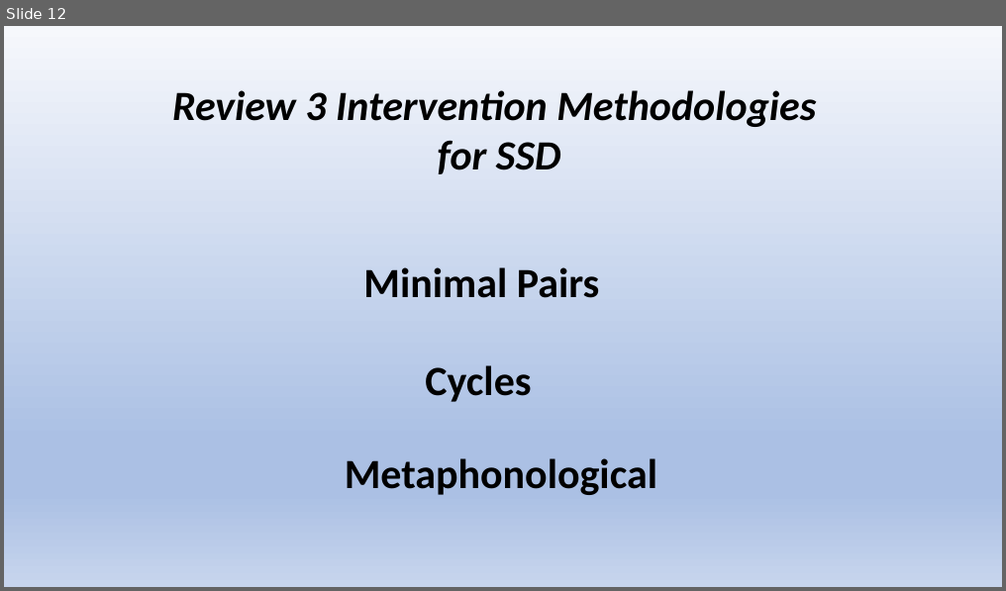
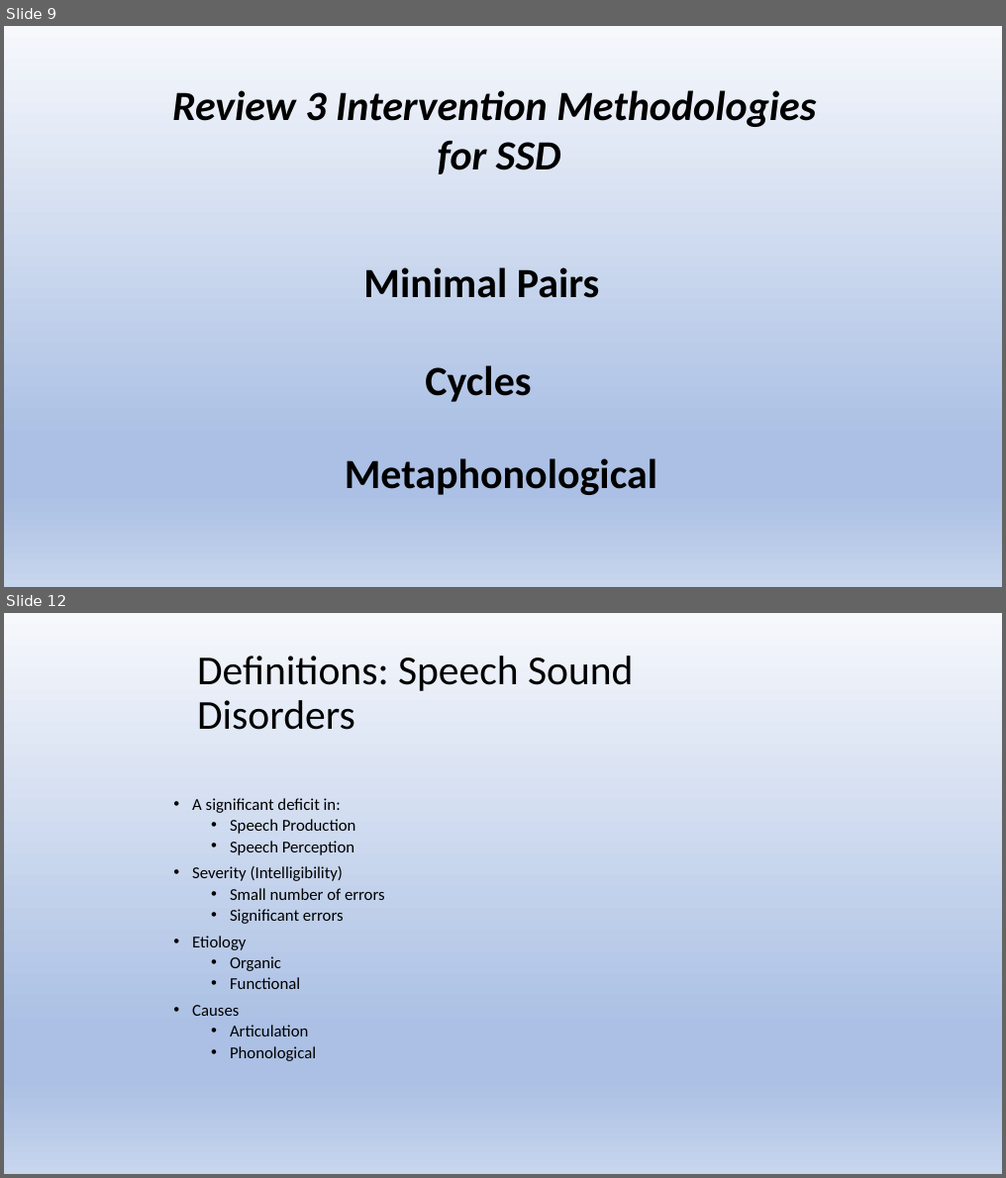
Before and after one commit to Jim-Wright90/cds431_sp22, a slide deck: slides/cds431_week2_1.pptx. Shown one above the other, each under a label of ours: slide 12 before the commit, slides 9 and 12 after it; the slides between them are not shown. The pictures are 1006x591 and 1006x1178 pixels, drawn with LibreOffice and Linux fonts; fonts in the diff are those of the drawing. Boxes give left, top, right and bottom in pixels: in the first picture for what was removed or moved away, otherwise in the second. Text is boxed around its words. In the diff, an @@ line names an element or a change of style, - is before the commit and + after.

```diff
--- a/slides/cds431_week2_1.pptx
+++ b/slides/cds431_week2_1.pptx
@@ slide 12 added at box(4, 613, 1002, 1174), background gradient #F6F8FC to #ABC0E4 to #C7D5ED @@
@@ title added at box(197, 656, 633, 730), 39.6 pt, text #000000 @@
+Definitions: Speech Sound Disorders
@@ text added at box(192, 798, 385, 1061), 16 pt, text #000000 @@
+• A significant deficit in:
+  • Speech Production
+  • Speech Perception
+• Severity (Intelligibility)
+  • Small number of errors
+  • Significant errors
+• Etiology
+  • Organic
+  • Functional
+• Causes
+  • Articulation
+  • Phonological
@@ what was slide 12 is now slide 9 @@
```
Also in this commit, not shown: 25 other slides added, 3 slides removed, 3 other files.
